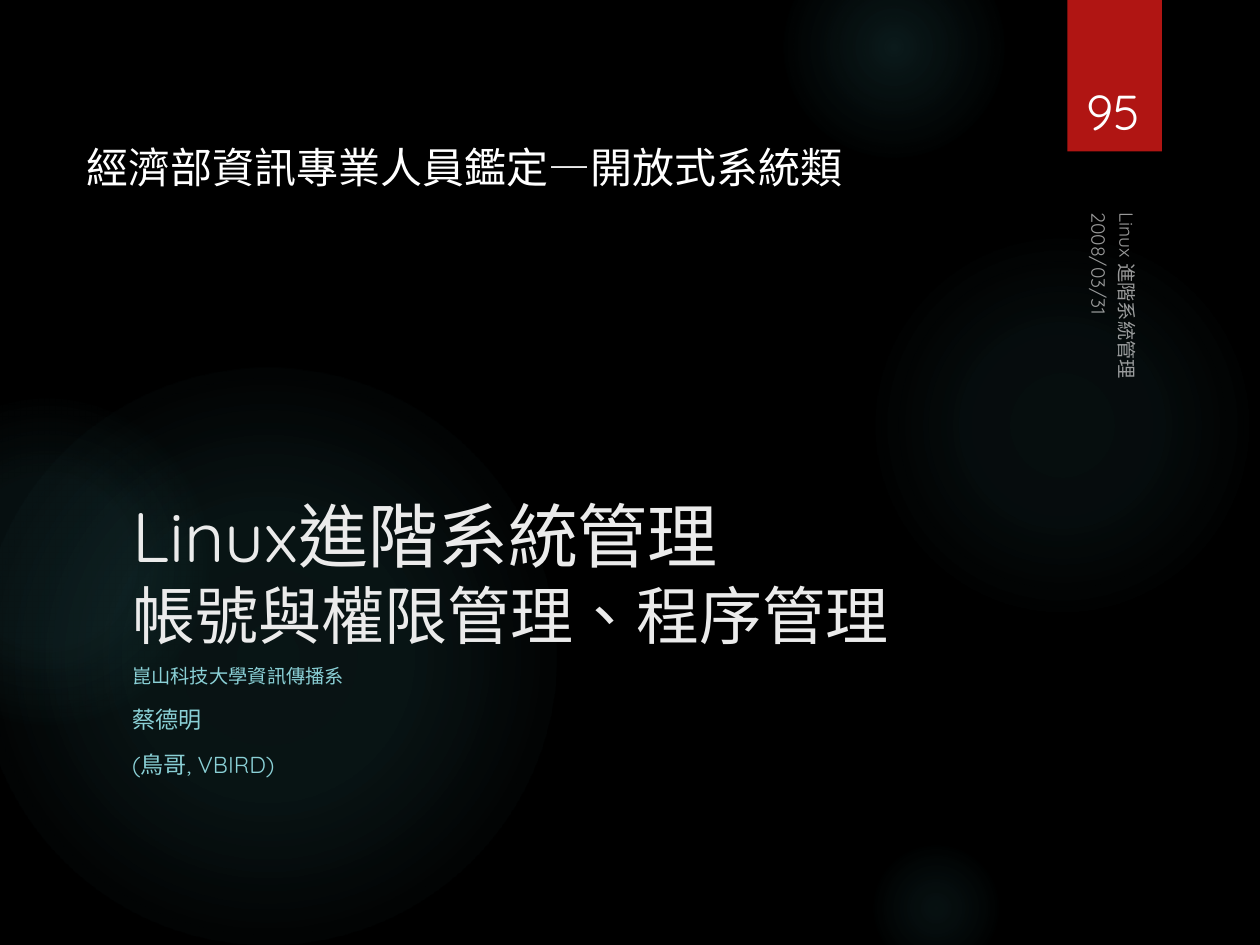
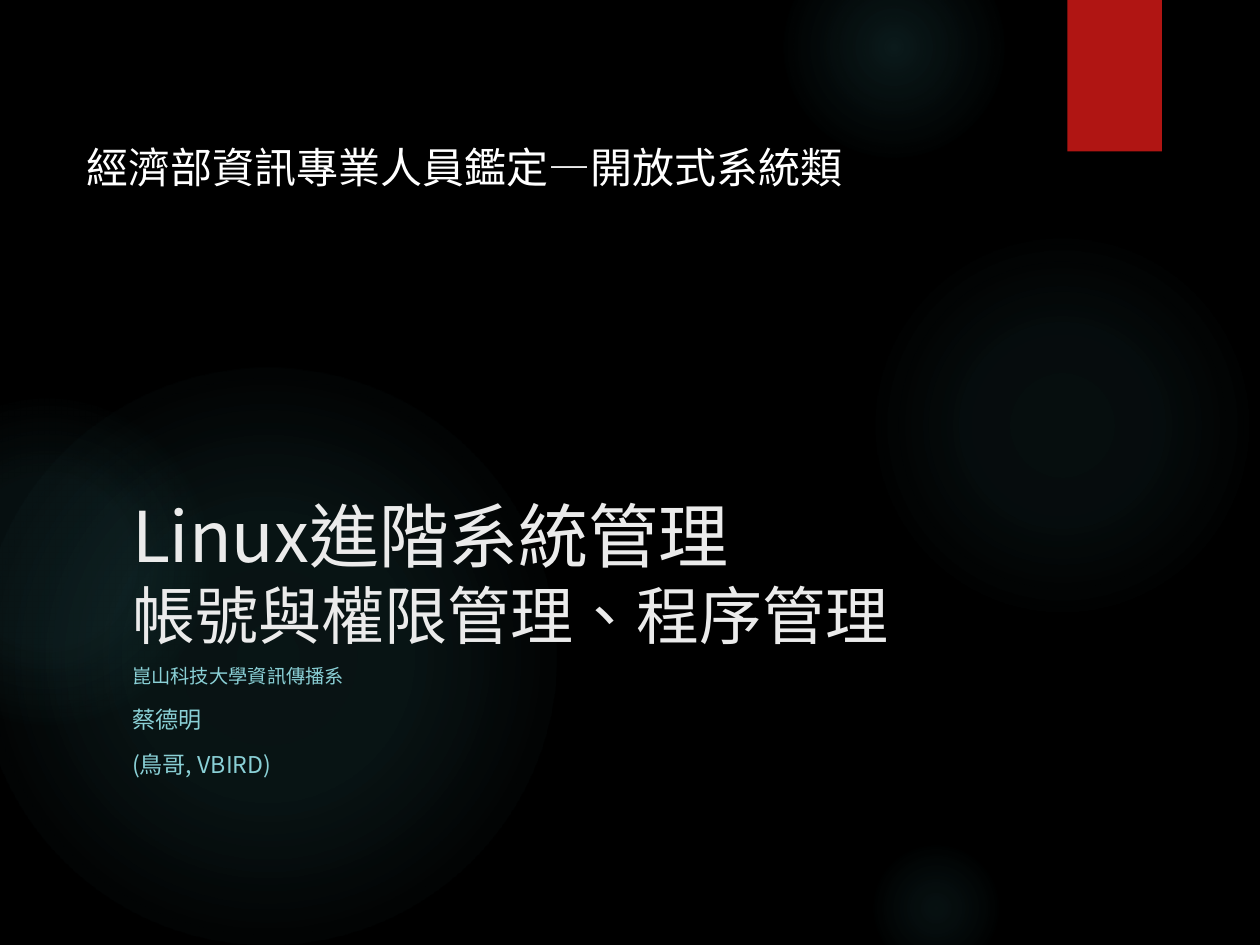
Before and after one commit to MCUITE/IoT, a slide deck: slide 95 of Lab/Lab02-RPi基礎操作與管理.pptx. Drawn at 1260x945 pixels with LibreOffice and Linux fonts; fonts in the diff are those of the drawing; background and template pictures are left out. Boxes give left, top, right and bottom in pixels: in the first picture for what was removed or moved away, otherwise in the second. Text is boxed around its words. In the diff, an @@ line names an element or a change of style, - is before the commit and + after.

```diff
--- a/Lab/Lab02-RPi基礎操作與管理.pptx
+++ b/Lab/Lab02-RPi基礎操作與管理.pptx
@@ page number removed at (1087, 95, 1141, 131) @@
-95
@@ title "Linux進階系統管理 帳號與權限管理、程序管理" at (132, 503, 888, 644): font Quicksand to Noto Sans CJK SC @@
@@ text removed at (1085, 224, 1114, 312) @@
-2008/03/31
@@ text removed at (1113, 216, 1142, 376) @@
-Linux 進階系統管理
@@ subtitle "崑山科技大學資訊傳播系" at (132, 667, 344, 778): font Quicksand to Noto Sans CJK SC @@
```
Also in this commit, not shown: 159 other slides changed, 3 slides added, 3 slides removed, 39 other files.
